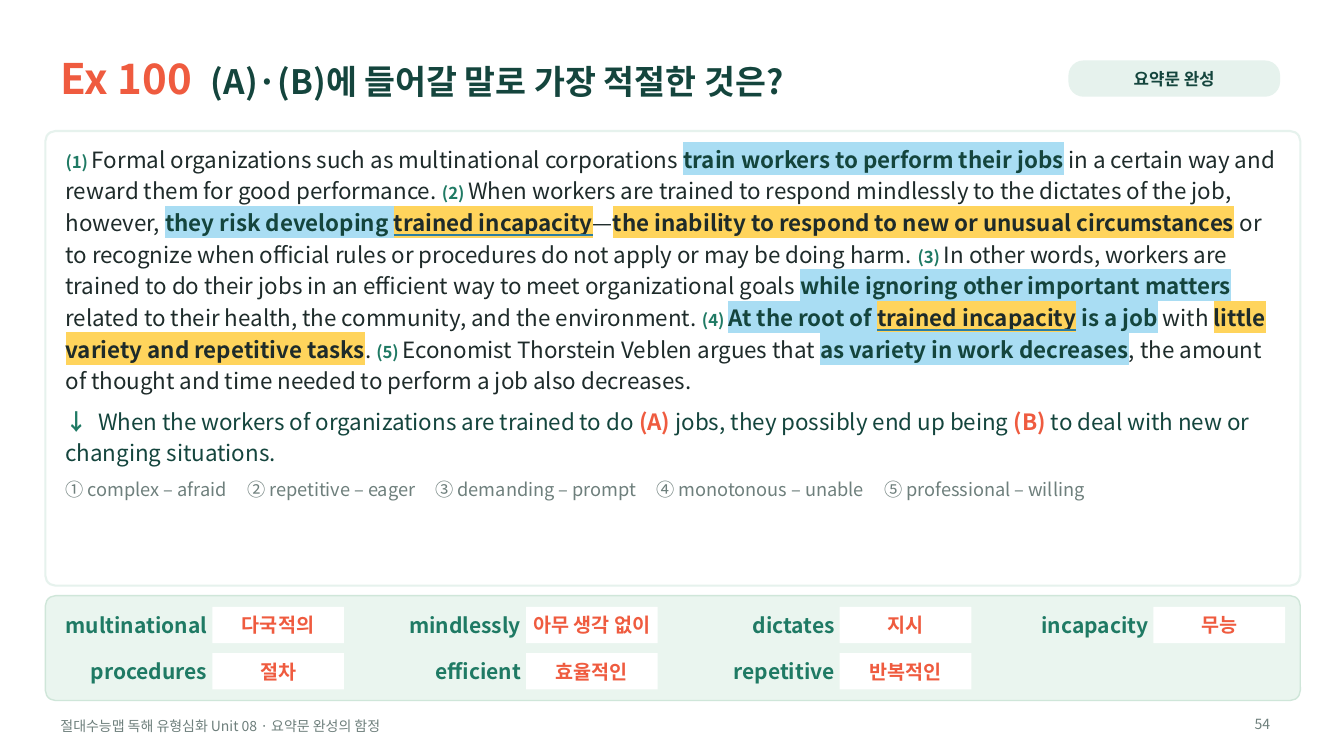
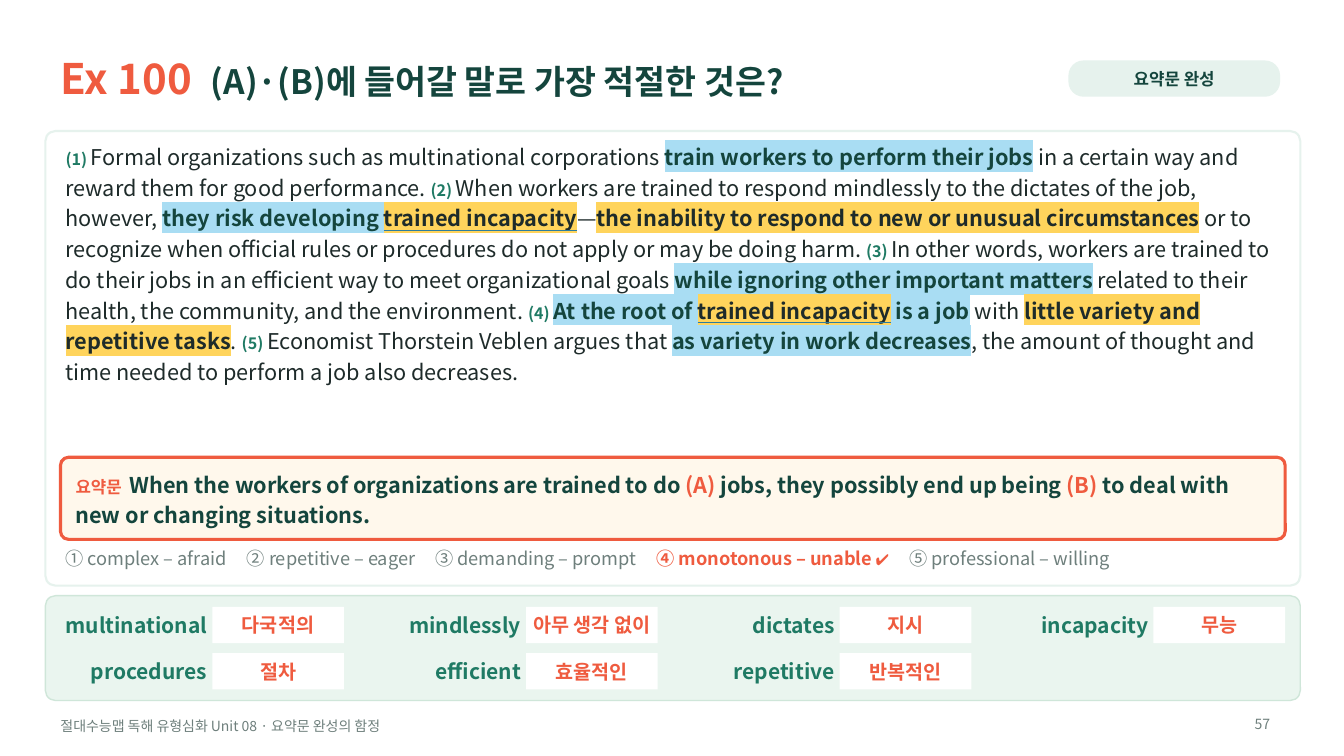
Before and after one commit to HUFSDavid/HUFSDavid, a slide deck: slide 57 of 절대수능맵_독해유형심화_Unit08_수업PPT.pptx (slide 54 before the commit). Drawn at 1344x756 pixels with LibreOffice and Linux fonts; fonts in the diff are those of the drawing. Boxes give left, top, right and bottom in pixels: in the first picture for what was removed or moved away, otherwise in the second. Text is boxed around its words. In the diff, an @@ line names an element or a change of style, - is before the commit and + after.

```diff
--- a/절대수능맵_독해유형심화_Unit08_수업PPT.pptx
+++ b/절대수능맵_독해유형심화_Unit08_수업PPT.pptx
@@ text "(1) Formal organizations such as ..." at <box>66,143,1270,385</box>: size 12 to 11.5 pt in "(1) (2) (3) (4) (5)"; size 16 to 15.5 pt @@
@@ text at <box>66,411,1249,501</box>: paragraphs removed @@
-↓ When the workers of organizations are trained to do (A) jobs, they possibly end up being (B) to deal with new or changing situations.
-① complex – afraid ② repetitive – eager ③ demanding – prompt ④ monotonous – unable ⑤ professional – willing
@@ rounded rectangle added at <box>60,458,1286,539</box>, fill #FFF8EC, outline #EF5B3F 2.25 pt @@
@@ text added at <box>76,475,1229,529</box>, 15.5 pt, text #14453D, bold @@
+요약문 When the workers of organizations are trained to do (A) jobs, they possibly end up being (B) to deal with new or changing situations.
@@ text added at <box>66,549,1110,570</box>, 13 pt, text #6E7F7C @@
+① complex – afraid ② repetitive – eager ③ demanding – prompt ④ monotonous – unable ✔ ⑤ professional – willing
@@ page number at <box>1255,719,1271,729</box>: text changed @@
-54
+57
```
Also in this commit, not shown: 13 other slides changed, 5 slides added, 2 slides removed, 5 other files.
